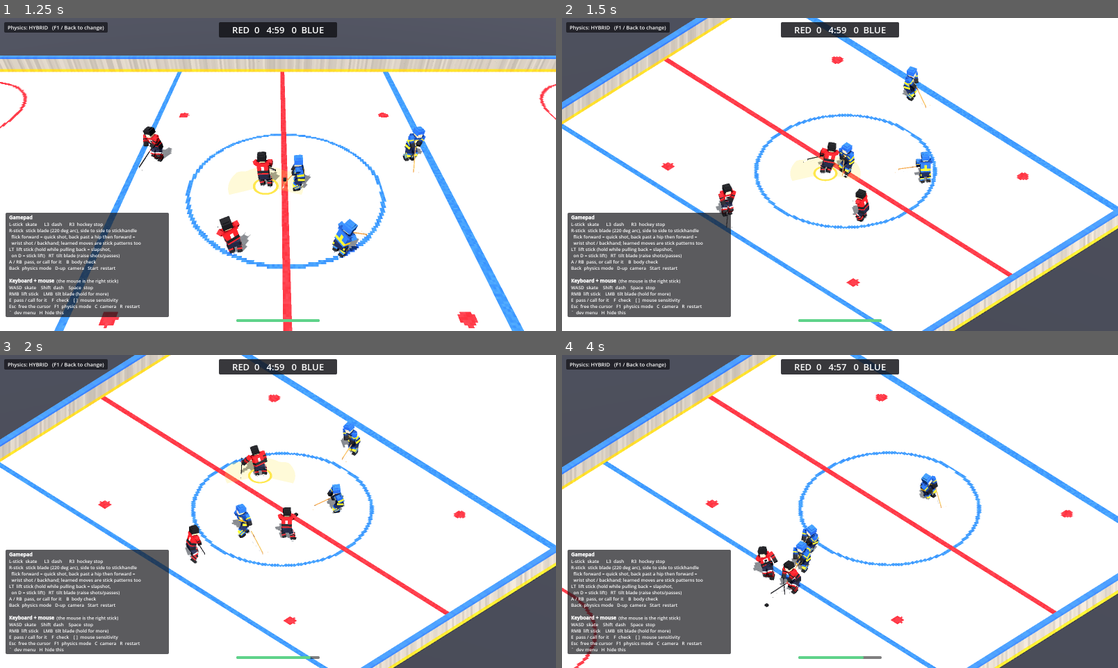
Above: before the commit, frames 1-4 (two rows, left to right).
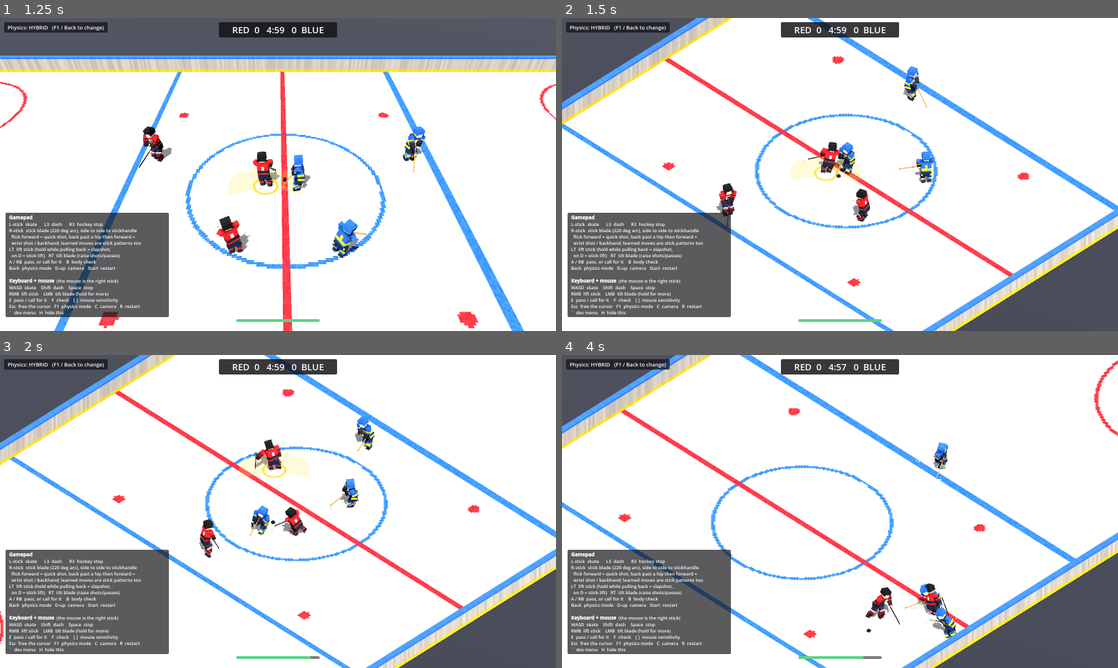
Above: after the commit, the same moments.

Repository: HammerJones/RinkGM
Game: Godot game, scene res://scenes/main.tscn
The game is run twice, just before and just after one commit, with the same random seed, the same clock (stepped at 60 frames per second) and the same inputs.
Inputs (mouse positions are in pixels of both pictures, inside the frame that each line leads up to):
- Up to frame 1 (1.25 s): tap Enter at 0.5 s; move the mouse to (305, 174) at 0.52 s; hold W (move_up) from 0.53 s (still down); tap Shift (dash) at 0.6 s; click (305, 174) at 0.67 s
- Up to frame 2 (1.5 s): keep holding W (move_up); move the mouse to (812, 174) at 1.27 s; tap C (camera) at 1.35 s
- Up to frame 3 (2 s): keep holding W (move_up); tap Shift (dash) at 1.55 s
- Up to frame 4 (4 s): keep holding W (move_up); move the mouse to (851, 505) at 2.02 s; tap F (check) at 2.1 s; tap Shift (dash) at 2.3, 2.85, 3.8 s; move the mouse to (834, 517) at 2.77 s; click (834, 517) at 2.92 s; move the mouse to (878, 514) at 3.52 s; hold Right mouse button (lift) from 3.53 s (still down)

Frame 1 is identical in both runs. In frame 2, 3.3% of the frame differs, in the area x 0-100%, y 0-100%; in frame 3, 15%; in frame 4, 22%.

Commit message:
AI carriers keep the puck on the blade; the blade lags body turns
With the physical puck the AI's carry wobble aimed the blade at a fixed spot,
so it kept going round the puck or leaving it behind and lost it before it
could shoot. It now holds the puck on the face it's on and works it in front.
A carrier's blade also holds its line through a turn and comes round after
the body, under the grip limit, instead of whipping into the puck.

Co-Authored-By: Claude Opus 5.5 (1M context) <noreply@anthropic.com>
Claude-Session: https://claude.ai/code/session_01GzYDa2pBeWh5St4nAQEPwq

Diff:
--- a/scripts/game/skater.gd
+++ b/scripts/game/skater.gd
@@ -133,6 +133,7 @@
 ## How far the blade is turned from pointing straight out from the body
 ## (radians, + toward the forehand). It turns to face a puck coming in.
 var blade_yaw := 0.0
+var _blade_heading := Vector3.ZERO  ## heading when the blade last moved
 var puck_slip := 0.0            ## seconds the puck spent at the grip limit (for tuning)
 
 # shot wind-up: started by drawing the stick back or holding `shoot`
@@ -475,6 +476,12 @@
 
 
 func _update_blade(dt: float, blend: float) -> void:
+	if has_puck() and blade_down() and move_id == &"" and _blade_heading != Vector3.ZERO:
+		# carrying through a turn, the hands hold the blade with the puck and
+		# bring it round after the body rather than whipping it into the puck
+		var local_turn := Vector2(_blade_heading.dot(heading), _blade_heading.dot(right_vec())).angle()
+		blade_ang = clampf(blade_ang + local_turn, -ARC_HALF, ARC_HALF)
+	_blade_heading = heading
 	var target := DEFAULT_BLADE
 	var able := stun_timer <= 0.0
 	if able and ctrl.blade_target != null:
--- a/scripts/game/skater_ai.gd
+++ b/scripts/game/skater_ai.gd
@@ -167,8 +167,7 @@
 	if opp and me.distance_to(_v2(opp.position)) < lerpf(2.5, 5.0, ai.vision):
 		target += (me - _v2(opp.position)).normalized() * 3.0
 	_seek(s, ai, target, 1.0, 20.0)
-	var wobble := 0.25 + 0.25 * sin(g.time * 5.0 + s.number)
-	c.blade_target = s.position + s.heading * Skater.DEFAULT_BLADE.x + s.right_vec() * wobble
+	c.blade_target = _carry_blade(s, g)
 
 
 ## Which post to shoot for: a disciplined shooter picks the side the goalie
@@ -291,3 +290,17 @@
 	var spot := p.lerp(my_goal, lerpf(0.15, 0.4, ai.discipline)) + Vector2(0, 5.0 if s.number % 2 == 0 else -5.0)
 	spot.y = clampf(spot.y, -Rink.HALF_W + 2.0, Rink.HALF_W - 2.0)
 	_seek(s, ai, spot, 2.0, 12.0)
+
+
+## Where a carrier's blade goes: it keeps the puck on its face and works it
+## gently from side to side in front, rather than leaving it to chase a spot.
+static func _carry_blade(s: Skater, g: Node) -> Vector3:
+	var puck: Puck = g.puck
+	var n: Vector2 = StickPuck.blade_at(s, 1.0)[2] * (s.puck_side if s.puck_side != 0.0 else 1.0)
+	var p := Vector2(puck.position.x, puck.position.z)
+	var hold := p - n * StickPuck.gap()
+	var wobble := 0.15 * sin(g.time * 4.0 + s.number)
+	var spot := _v2(s.position + s.heading * Skater.DEFAULT_BLADE.x + s.right_vec() * (0.1 + wobble))
+	# draw the puck toward the carrying spot through the face it's on
+	var at := hold + (spot - hold).limit_length(0.12)
+	return Vector3(at.x, 0, at.y)
